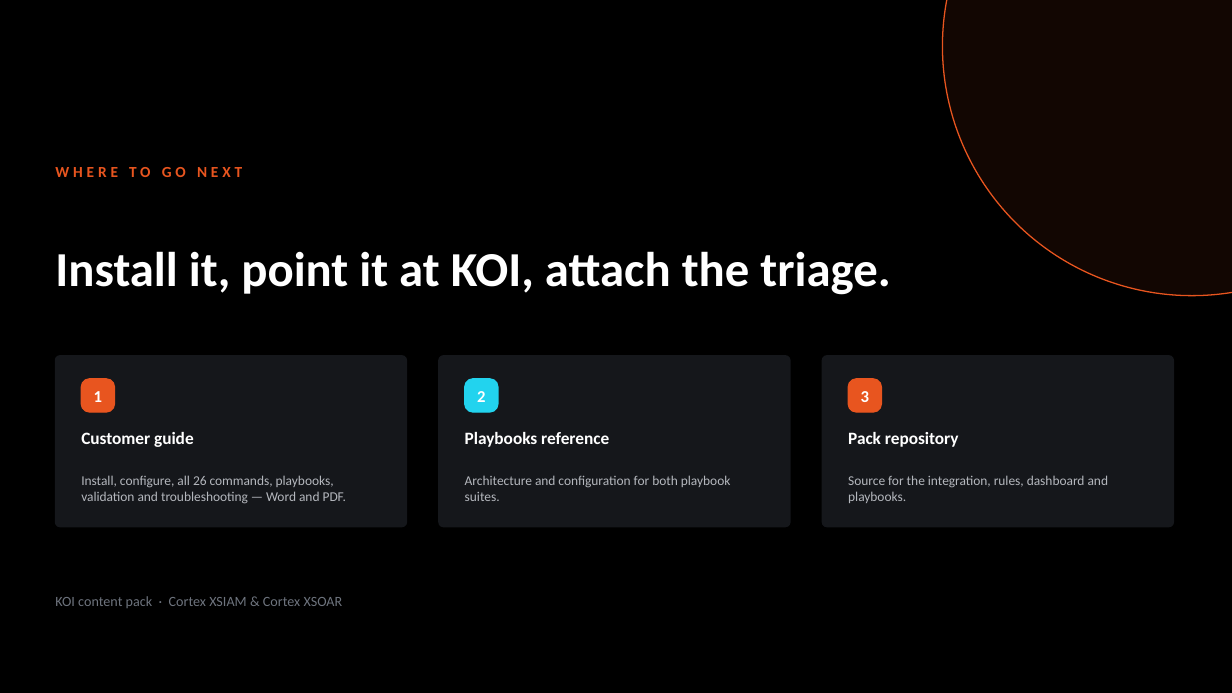
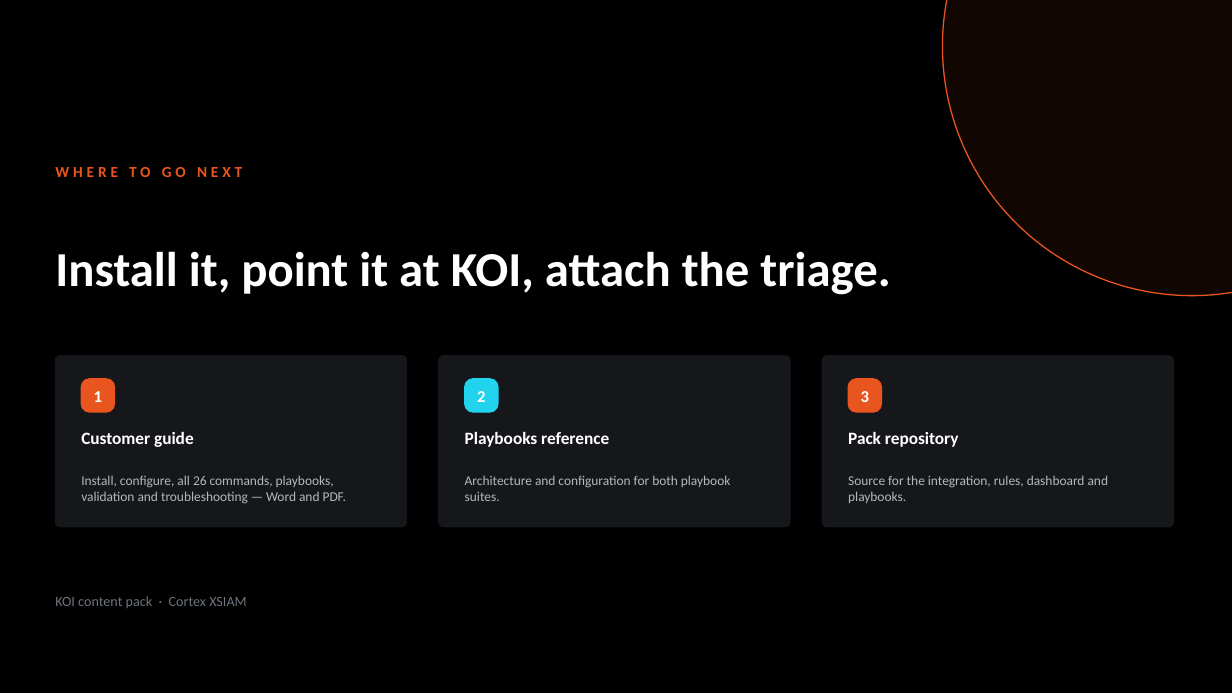
Before and after one commit to ayman-m/koi-xsiam-pack, a slide deck: slide 12 of docs/KOI_Content_Pack_Overview.pptx. Drawn at 1232x693 pixels with LibreOffice and Linux fonts; fonts in the diff are those of the drawing. Boxes give left, top, right and bottom in pixels: in the first picture for what was removed or moved away, otherwise in the second. Text is boxed around its words. In the diff, an @@ line names an element or a change of style, - is before the commit and + after.

```diff
--- a/docs/KOI_Content_Pack_Overview.pptx
+++ b/docs/KOI_Content_Pack_Overview.pptx
@@ text at box(55, 596, 247, 608): text changed @@
-KOI content pack · Cortex XSIAM & Cortex XSOAR
+KOI content pack · Cortex XSIAM
```
Also in this commit, not shown: 1 other slide changed, 10 other files.
